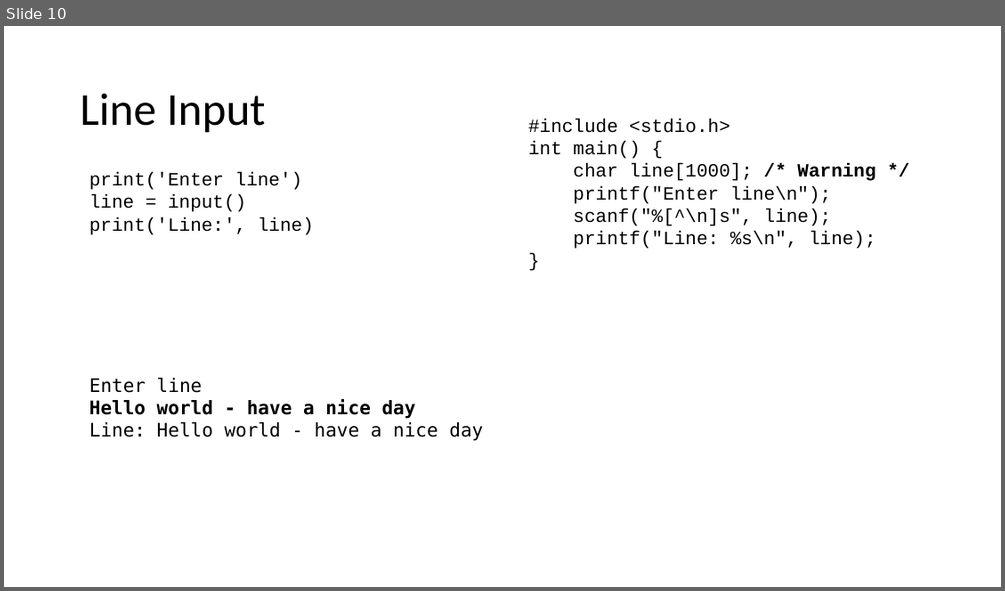
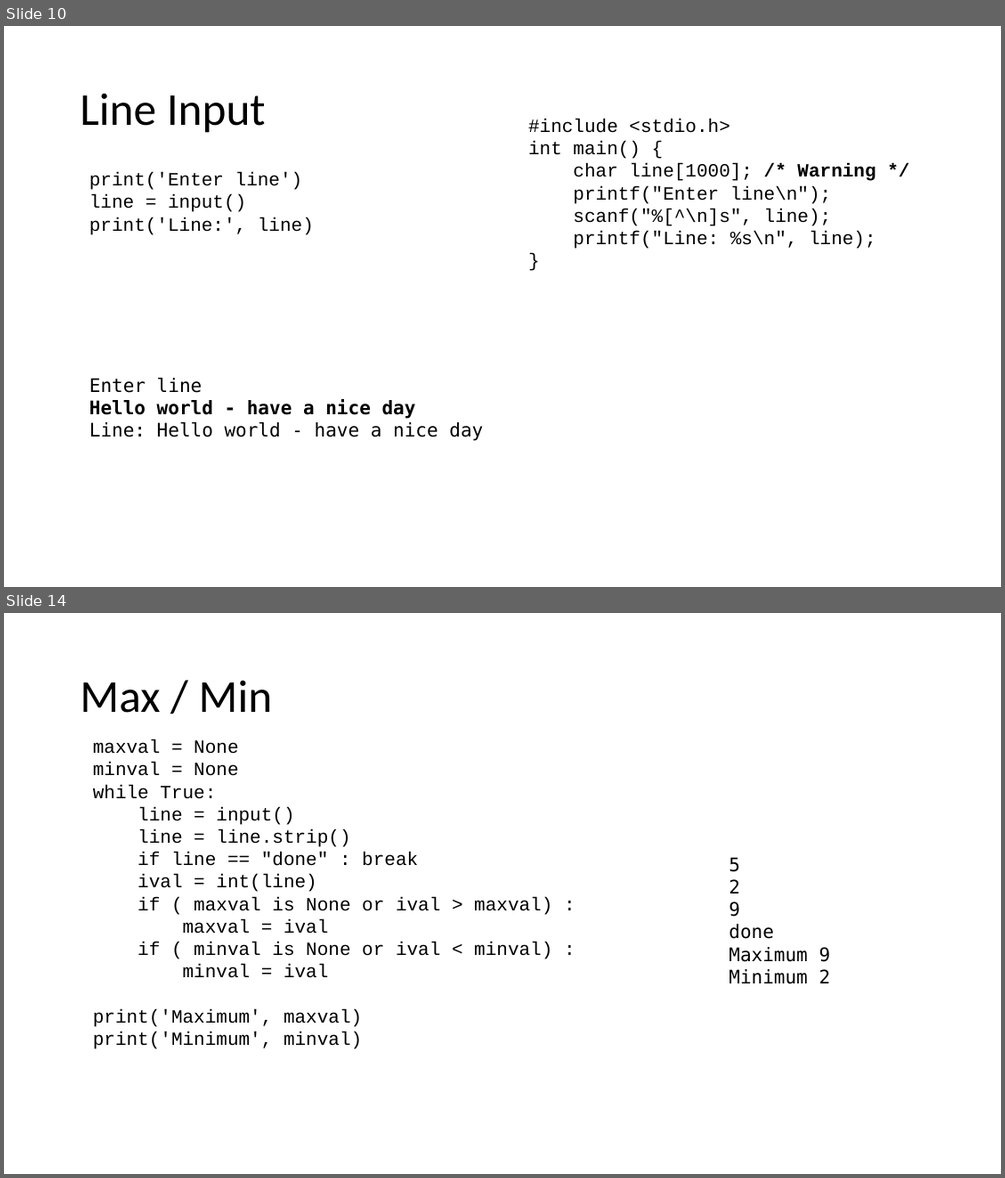
Before and after one commit to csev/cc4e, a slide deck: lectures/CC-02-Python.pptx. Shown one above the other, each under a label of ours: slide 10 before the commit, slides 10 and 14 after it; the slides between them are not shown. The pictures are 1005x591 and 1005x1178 pixels, drawn with LibreOffice and Linux fonts; fonts in the diff are those of the drawing. Boxes give left, top, right and bottom in pixels: in the first picture for what was removed or moved away, otherwise in the second. Text is boxed around its words. In the diff, an @@ line names an element or a change of style, - is before the commit and + after.

```diff
--- a/lectures/CC-02-Python.pptx
+++ b/lectures/CC-02-Python.pptx
@@ slide 14 added at (4, 613, 1001, 1174), background #FFFFFF @@
@@ title added at (80, 680, 273, 713), 44 pt, text #000000 @@
+Max / Min
@@ text added at (93, 739, 552, 1049), 18 pt, text #000000 @@
+maxval = None
+minval = None
+while True:
+line = input()
+line = line.strip()
+if line == "done" : break
+ival = int(line)
+if ( maxval is None or ival > maxval) :
+maxval = ival
+if ( minval is None or ival < minval) :
+minval = ival
+print('Maximum', maxval)
+print('Minimum', minval)
@@ text added at (728, 857, 831, 984), 18 pt, text #000000 @@
+5
+2
+9
+done
+Maximum 9
+Minimum 2
```
Also in this commit, not shown: 1 slide changed, 5 other slides added, 5 other files.
